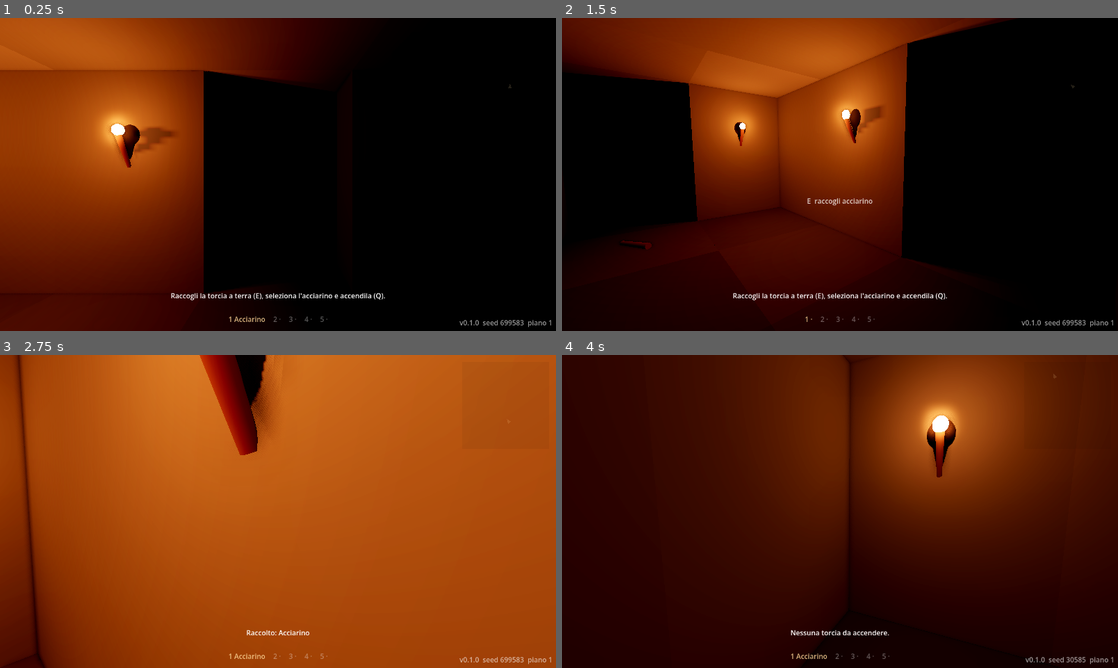
Above: before the commit, frames 1-4 (two rows, left to right).
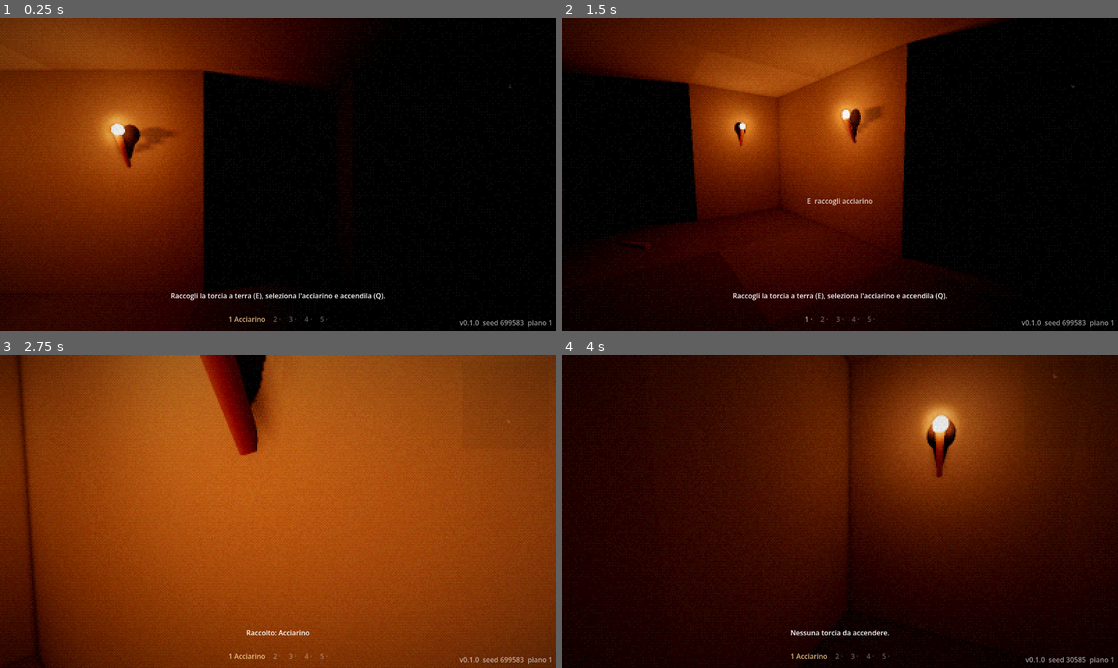
Above: after the commit, the same moments.

Repository: Yanez86/dungeon-oscurita
Game: Godot game, scene res://scenes/main.tscn
Same seed, same stepped clock (60 frames per second), same inputs: the game is played once before the commit and once after it.
Inputs (mouse positions are in pixels of both pictures, inside the frame that each line leads up to):
- Up to frame 1 (0.25 s): no input
- Up to frame 2 (1.5 s): move the mouse to (962, 158) at 0.52 s; hold D (move_right) 0.53-1.28 s; hold Ctrl (crouch) 0.53-1.28 s; click (962, 158) at 0.67 s; move the mouse to (812, 174) at 1.27 s; hold W (move_forward) from 1.28 s (still down); tap G (drop) at 1.35 s
- Up to frame 3 (2.75 s): keep holding W (move_forward); move the mouse to (289, 505) at 2.02 s; tap E (interact) at 2.1 s
- Up to frame 4 (4 s): keep holding W (move_forward); move the mouse to (834, 517) at 2.77 s; tap R (new_run) at 2.85 s; move the mouse to (878, 514) at 3.52 s; tap Q (new_torch) at 3.6 s

The runs differ from the first frame. In frame 1, 14% of the frame differs, in the area x 0-53%, y 0-100%; in frame 2, 8.1%; in frame 3, 49%, in the area x 0-100%, y 0-100%; in frame 4, 6.4%.

Commit message:
Filtro retro PS1: bassa risoluzione, retino 4x4, grana e vignettatura (F4)
Co-Authored-By: Claude Opus 5.5 <noreply@anthropic.com>

Diff:
--- a/scenes/main.tscn
+++ b/scenes/main.tscn
@@ -5,6 +5,7 @@
 [ext_resource type="PackedScene" path="res://scenes/player.tscn" id="3_player"]
 [ext_resource type="Script" path="res://scripts/ui/debug_overlay.gd" id="4_debug"]
 [ext_resource type="Script" path="res://scripts/ui/hud.gd" id="5_hud"]
+[ext_resource type="Script" path="res://scripts/ui/psx_filter.gd" id="6_psx"]
 
 [sub_resource type="Environment" id="Environment_dark"]
 background_mode = 1
@@ -47,3 +48,7 @@
 
 [node name="DebugOverlay" type="CanvasLayer" parent="."]
 script = ExtResource("4_debug")
+
+[node name="PsxFilter" type="CanvasLayer" parent="."]
+layer = -1
+script = ExtResource("6_psx")
--- a/scripts/autoload/game.gd
+++ b/scripts/autoload/game.gd
@@ -33,6 +33,7 @@
 	_bind("map_toggle", [KEY_M])
 	_bind("new_run", [KEY_R])
 	_bind("debug_toggle", [KEY_F3])
+	_bind("psx_toggle", [KEY_F4])
 
 
 func _bind(action: StringName, keys: Array) -> void:
--- /dev/null
+++ b/scripts/ui/psx_filter.gd
@@ -0,0 +1,37 @@
+class_name PsxFilter
+extends CanvasLayer
+## Filtro retro PS1 a tutto schermo (F4 lo accende e spegne).
+## Sta sul layer -1: sopra il mondo 3D ma sotto l'HUD, che resta leggibile.
+
+const SHADER := preload("res://shaders/psx_post.gdshader")
+
+@export var enabled := true
+@export var target_height := 240.0   ## righe verticali "retro"
+@export var color_levels := 24.0     ## livelli per canale di colore
+@export var dither_strength := 1.0
+@export var grain := 0.04
+@export var vignette := 0.45
+
+var _rect := ColorRect.new()
+
+
+func _ready() -> void:
+	layer = -1
+	var mat := ShaderMaterial.new()
+	mat.shader = SHADER
+	mat.set_shader_parameter("target_height", target_height)
+	mat.set_shader_parameter("color_levels", color_levels)
+	mat.set_shader_parameter("dither_strength", dither_strength)
+	mat.set_shader_parameter("grain", grain)
+	mat.set_shader_parameter("vignette", vignette)
+	_rect.material = mat
+	_rect.set_anchors_preset(Control.PRESET_FULL_RECT)
+	_rect.mouse_filter = Control.MOUSE_FILTER_IGNORE
+	add_child(_rect)
+	visible = enabled
+
+
+func _unhandled_input(event: InputEvent) -> void:
+	if event.is_action_pressed("psx_toggle"):
+		enabled = not enabled
+		visible = enabled
--- /dev/null
+++ b/shaders/psx_post.gdshader
@@ -0,0 +1,43 @@
+shader_type canvas_item;
+// Filtro retro stile PlayStation 1: bassa risoluzione, pochi colori con retino
+// ordinato 4x4 (come la PS1), grana animata e vignettatura.
+
+uniform sampler2D screen_tex : hint_screen_texture, filter_nearest;
+uniform float target_height = 240.0;   // righe verticali "retro" (PS1: 240)
+uniform float color_levels = 24.0;     // livelli per canale (PS1: 32)
+uniform float dither_strength = 1.0;
+uniform float grain = 0.04;
+uniform float grain_fps = 12.0;        // la grana cambia a scatti, come un video vecchio
+uniform float vignette = 0.45;
+
+const float BAYER[16] = float[16](
+	0.0, 8.0, 2.0, 10.0,
+	12.0, 4.0, 14.0, 6.0,
+	3.0, 11.0, 1.0, 9.0,
+	15.0, 7.0, 13.0, 5.0);
+
+float hash(vec2 p) {
+	return fract(sin(dot(p, vec2(12.9898, 78.233))) * 43758.5453);
+}
+
+void fragment() {
+	vec2 screen_size = 1.0 / SCREEN_PIXEL_SIZE;
+	// Pixel interi: a 720p ogni pixel retro è 3x3, a 1080p 5x5.
+	float pixel_size = max(1.0, floor(screen_size.y / target_height + 0.5));
+	vec2 cell = floor(FRAGCOORD.xy / pixel_size);
+	vec2 uv = (cell + 0.5) * pixel_size * SCREEN_PIXEL_SIZE;
+	vec3 c = texture(screen_tex, uv).rgb;
+
+	float n = hash(cell + floor(TIME * grain_fps) * 17.0);
+	c += (n - 0.5) * grain;
+
+	vec2 d = SCREEN_UV - 0.5;
+	c *= 1.0 - vignette * dot(d, d) * 2.0;
+
+	int i = int(mod(cell.y, 4.0)) * 4 + int(mod(cell.x, 4.0));
+	float threshold = BAYER[i] / 16.0 - 0.5;
+	float steps = color_levels - 1.0;
+	c = floor(c * steps + 0.5 + threshold * dither_strength) / steps;
+
+	COLOR = vec4(clamp(c, 0.0, 1.0), 1.0);
+}
Not shown, added: scripts/ui/psx_filter.gd.uid
Not shown, added: shaders/psx_post.gdshader.uid
Not shown, changed: CLAUDE.md
Not shown, changed: README.md
